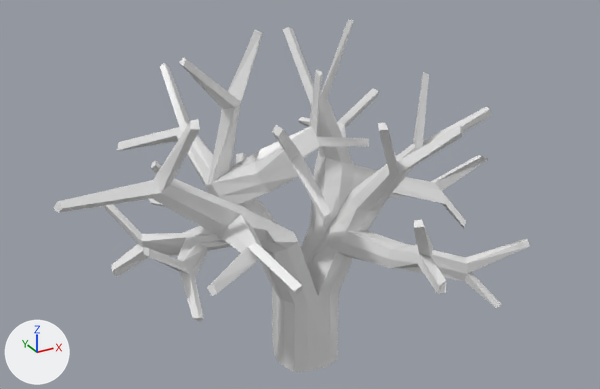
Renders of the Blender file Assets/Sprites/Trees/LivingTree02.blend from each side of a commit.
Camera for both pictures: a 50 mm lens placed at (-11.51, -20.64, 16.17), pointed at (-0.35, -0.34, 6.02). The axes (+X, +Y, +Z) are drawn at lower left. The lights are the same throughout.
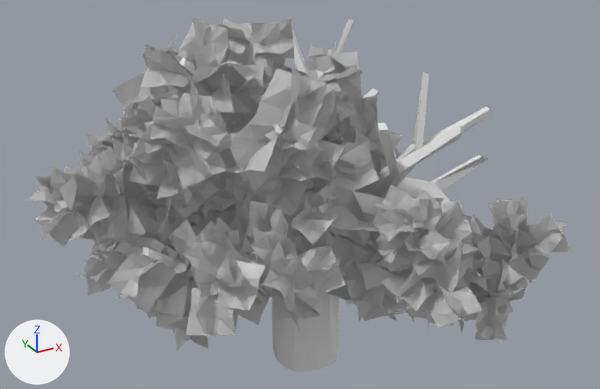
The change, as a list of edits to the scene's bpy script:
```text
Add me_plane_187:
    me_plane_187.from_pydata(...)  # 3456 vertices, 1944 faces; spans x -2.73..4.31, y -5.49..2.21, z -1.0..6.11
Add me_plane_093:
    me_plane_093.from_pydata(...)  # 6016 vertices, 3384 faces; spans x -4.25..4.14, y -3.03..3.38, z -1.0..7.05
Add me_plane_003:
    me_plane_003.from_pydata(...)  # 5760 vertices, 3240 faces; spans x -2.74..5.41, y -2.83..6.02, z -3.29..7.41
Add ob_branch_003:
    ob_branch_003 = bpy.data.objects.new('Branch.003', me_plane_187)
    ob_branch_003.location = (0.91, -1.53, 4.53)
    ob_branch_003.rotation_euler = (2.984, -1.361, -1.26)  # degrees (171, -78, -72)
    ob_branch_003.scale = (0.855, 0.855, 0.855)
Add ob_branch_002:
    ob_branch_002 = bpy.data.objects.new('Branch.002', me_plane_093)
    ob_branch_002.location = (-1.82, -0.52, 4.58)
    ob_branch_002.rotation_euler = (2.21, 3.162, -1.247)  # degrees (127, 181, -71)
Add ob_branch_001:
    ob_branch_001 = bpy.data.objects.new('Branch.001', me_plane_003)
    ob_branch_001.location = (-1.33, 2.25, 4.63)
    ob_branch_001.rotation_euler = (1.031, -0.557, 0.00049)  # degrees (59, -32, 0)
```

Changed parts and their boxes [x1, y1, x2, y2] in the pictures (600 x 389 px):
'Branch.002', added
    after: [28, 91, 346, 351]
'Branch.001', added
    after: [86, 18, 402, 249]
'Branch.003', added
    after: [306, 185, 573, 343]
'Cube', unchanged, covered by the edit
    before: [54, 20, 530, 372]
    after: [54, 20, 502, 372]
